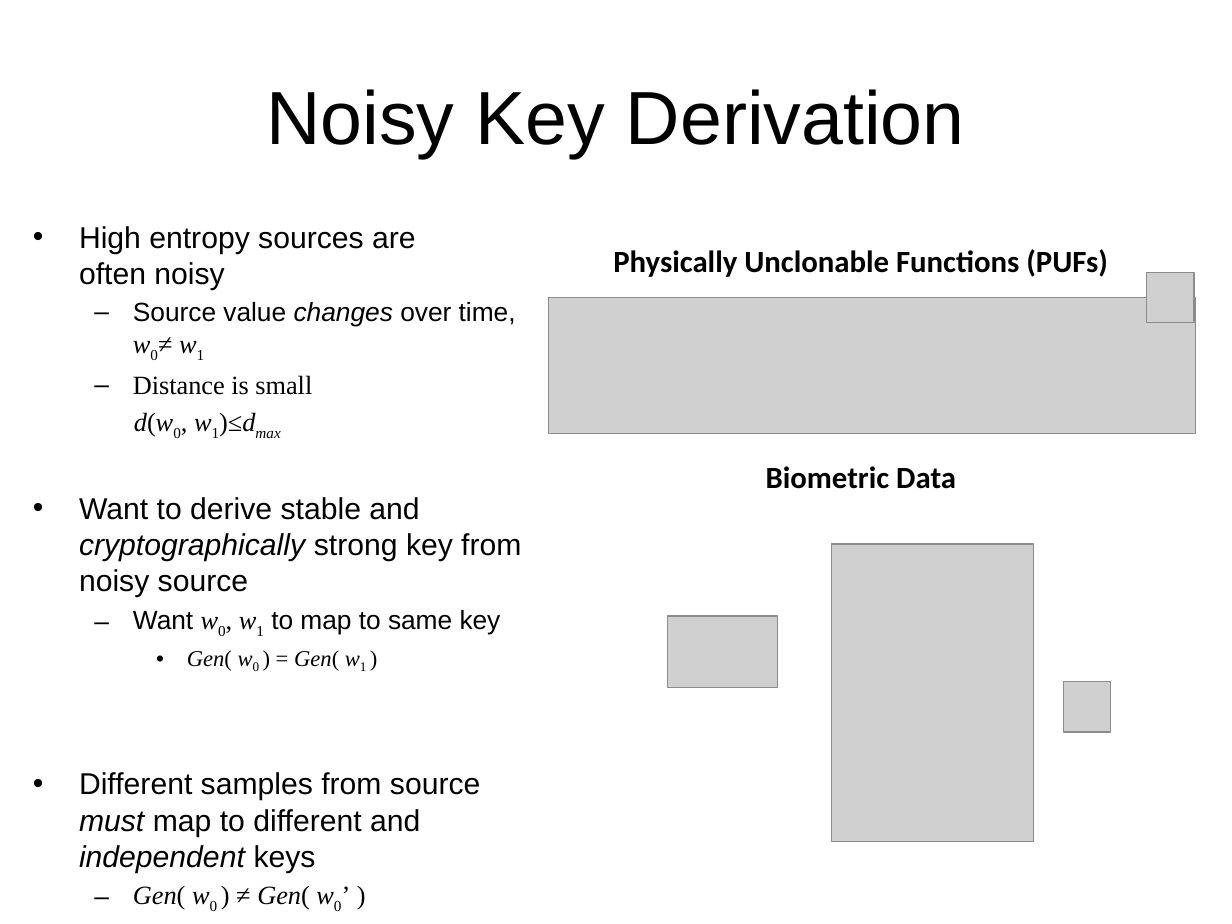
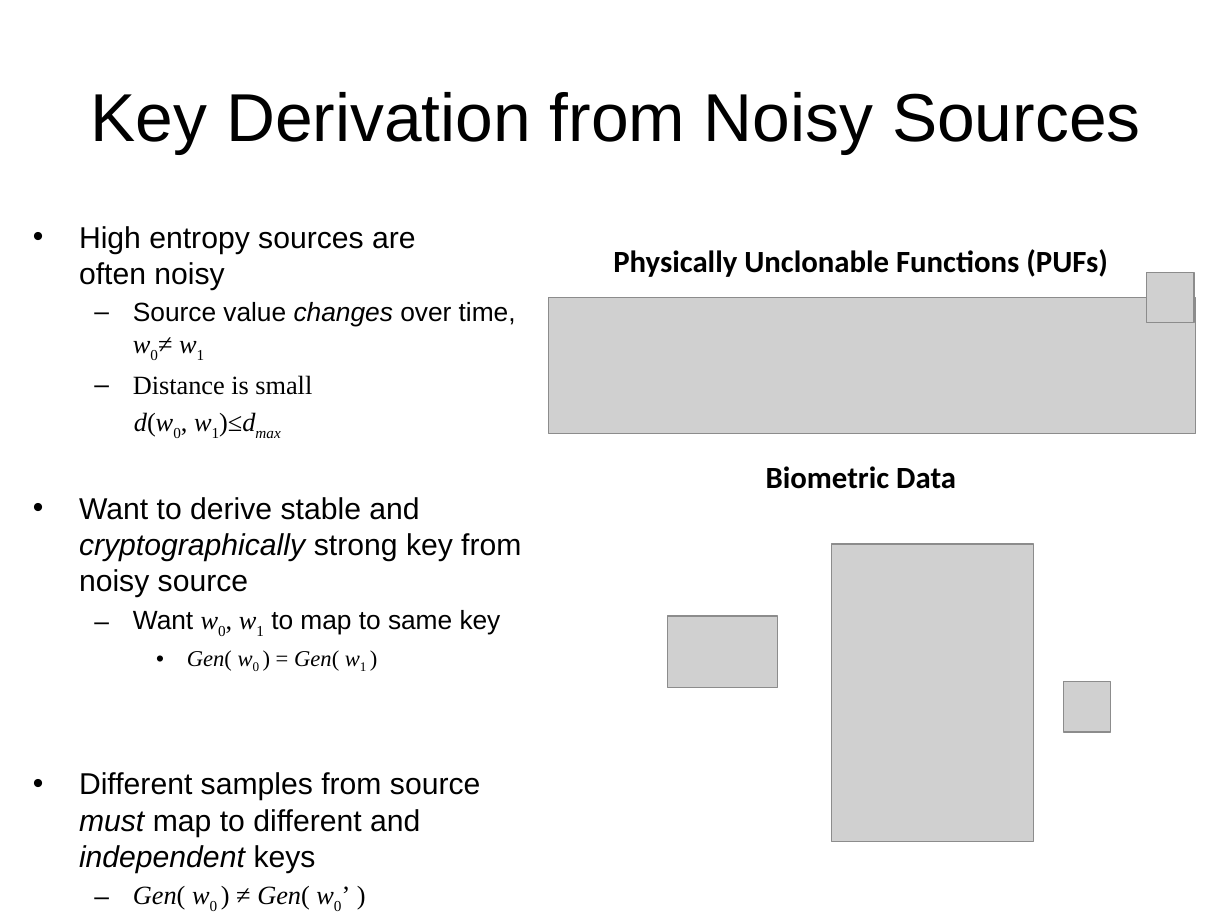
Before and after one commit to xianruimeng/comp-fuzzy-ext, a slide deck: slide 2 of ComputationalFuzzyExtractors.pptx. Drawn at 1232x924 pixels with LibreOffice and Linux fonts; fonts in the diff are those of the drawing; grey boxes stand for pictures. Boxes give left, top, right and bottom in pixels: in the first picture for what was removed or moved away, otherwise in the second. Text is boxed around its words. In the diff, an @@ line names an element or a change of style, - is before the commit and + after.

```diff
--- a/ComputationalFuzzyExtractors.pptx
+++ b/ComputationalFuzzyExtractors.pptx
@@ title at bbox=[91, 92, 1140, 154]: text changed; size 44 to 39.6 pt @@
-Noisy Key Derivation
+Key Derivation from Noisy Sources
```
Also in this commit, not shown: 10 other slides changed, 1 slide added.
